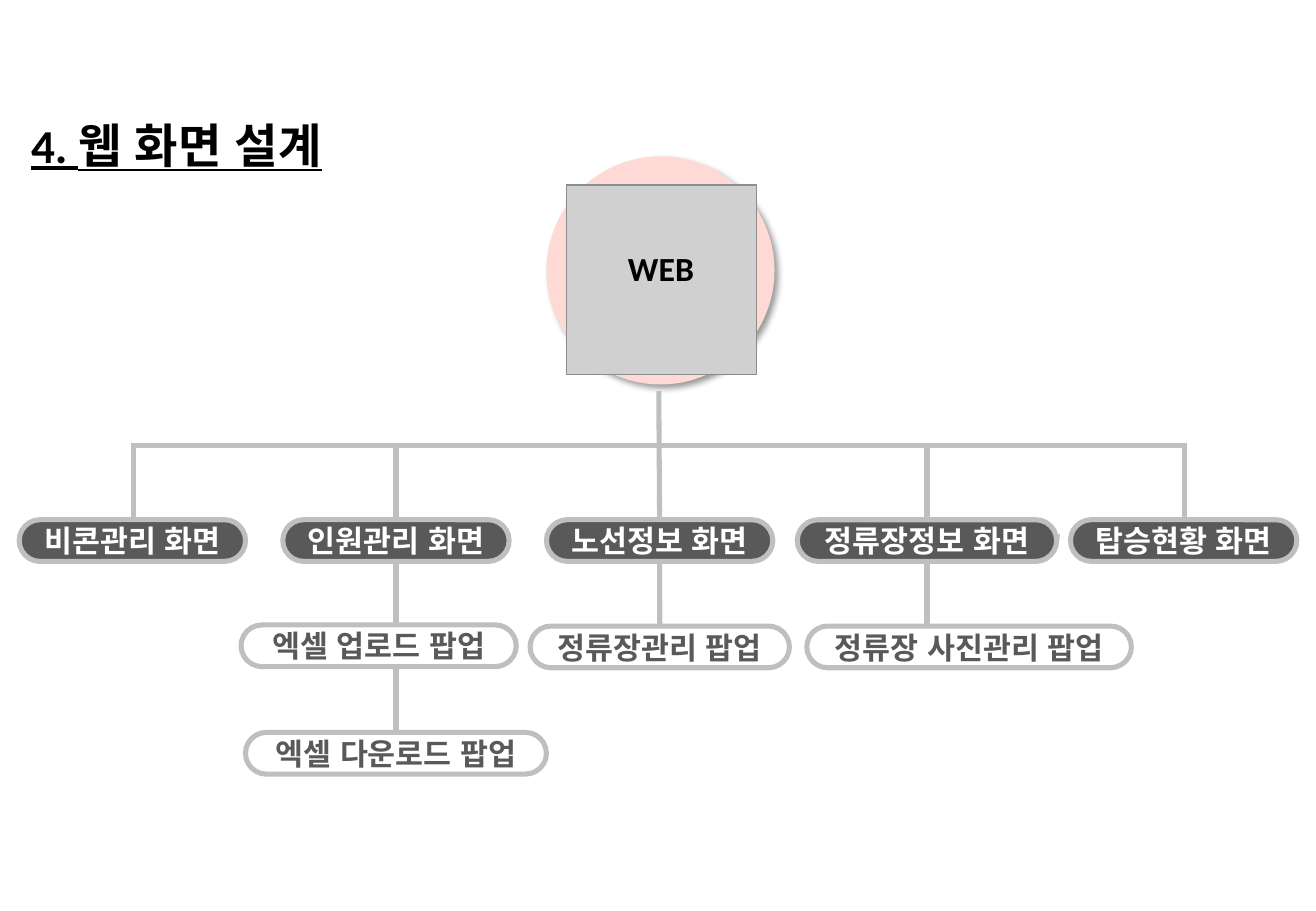
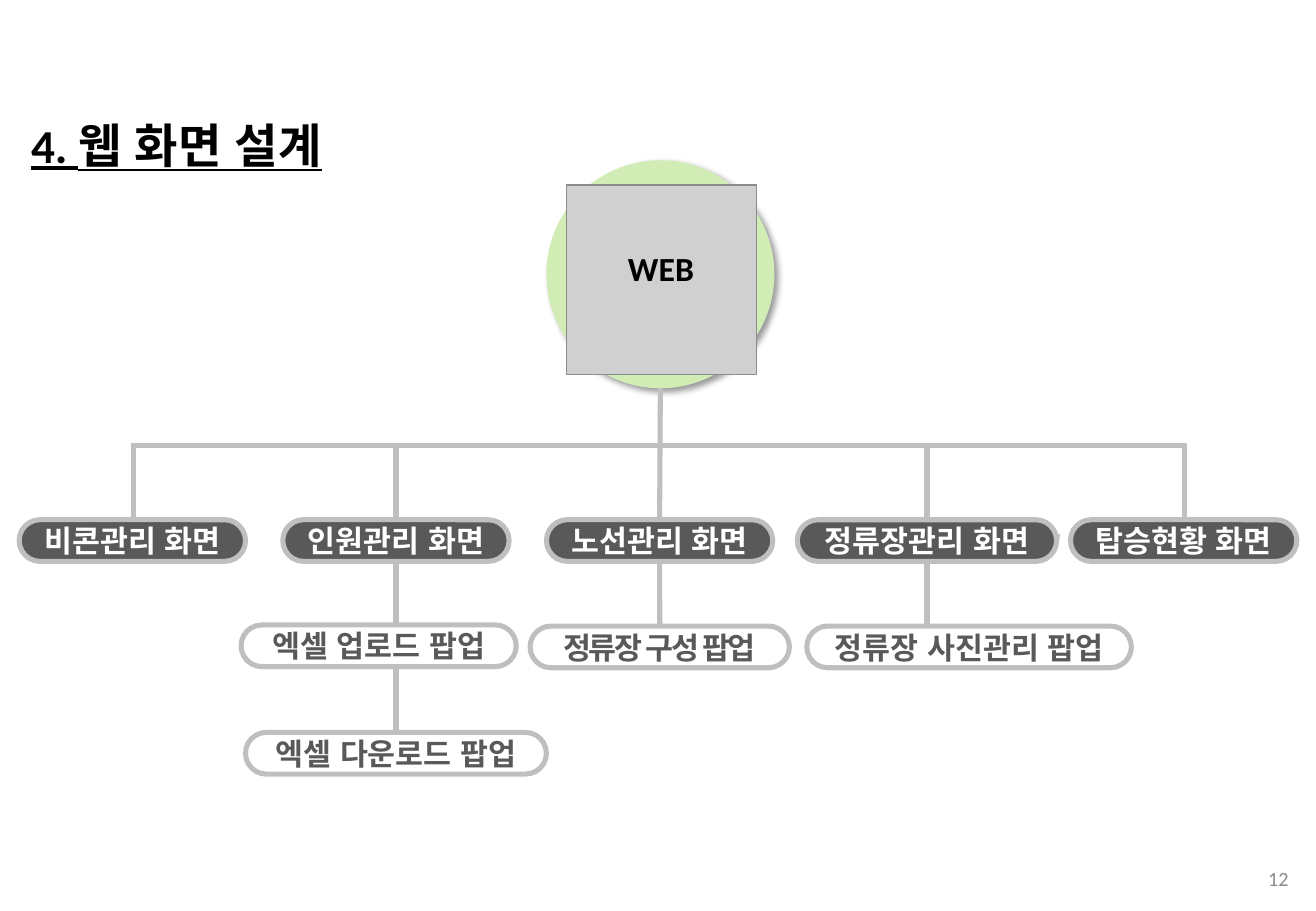
Before and after one commit to 201324549/BeaconProject, a slide deck: slide 12 of ShuttleBusFinalPresentation(v1.1)_ing.pptx (slide 10 before the commit). Drawn at 1316x911 pixels with LibreOffice and Linux fonts; fonts in the diff are those of the drawing; grey boxes stand for pictures; background and template pictures are left out. Boxes give left, top, right and bottom in pixels: in the first picture for what was removed or moved away, otherwise in the second. Text is boxed around its words. In the diff, an @@ line names an element or a change of style, - is before the commit and + after.

```diff
--- a/ShuttleBusFinalPresentation(v1.1)_ing.pptx
+++ b/ShuttleBusFinalPresentation(v1.1)_ing.pptx
@@ ellipse: place and size @@
-ellipse at [547,157,775,385]
+ellipse at [547,160,775,389]
@@ ellipse at [547,160,775,389]: fill #FFD9D5 to #D2ECB6 @@
@@ text in rounded rectangle at [572,521,748,560]: text changed @@
-노선정보 화면
+노선관리 화면
@@ text in rounded rectangle at [825,521,1029,560]: text changed @@
-정류장정보 화면
+정류장관리 화면
@@ text in rounded rectangle at [564,628,755,667]: text changed @@
-정류장관리 팝업
+정류장 구성 팝업
@@ page number added at [1268,873,1288,886], 12 pt, text #8C8C8C @@
+12
```
Also in this commit, not shown: 20 other slides changed, 4 slides added, 1 slide removed.
